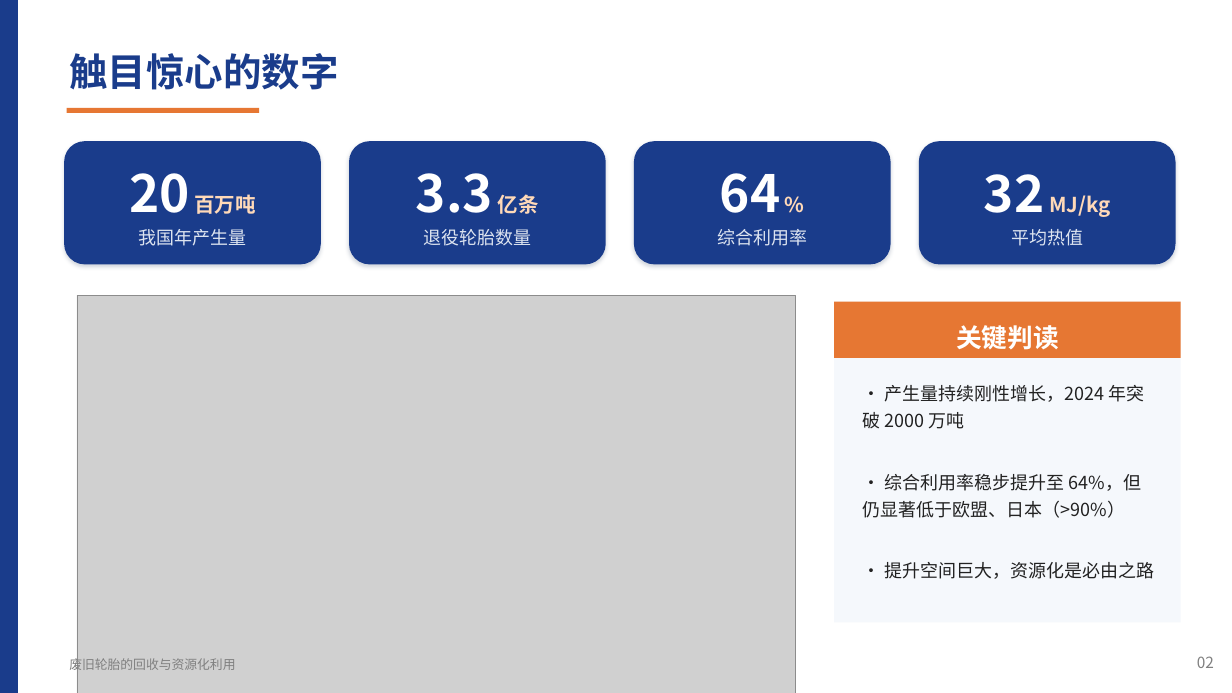
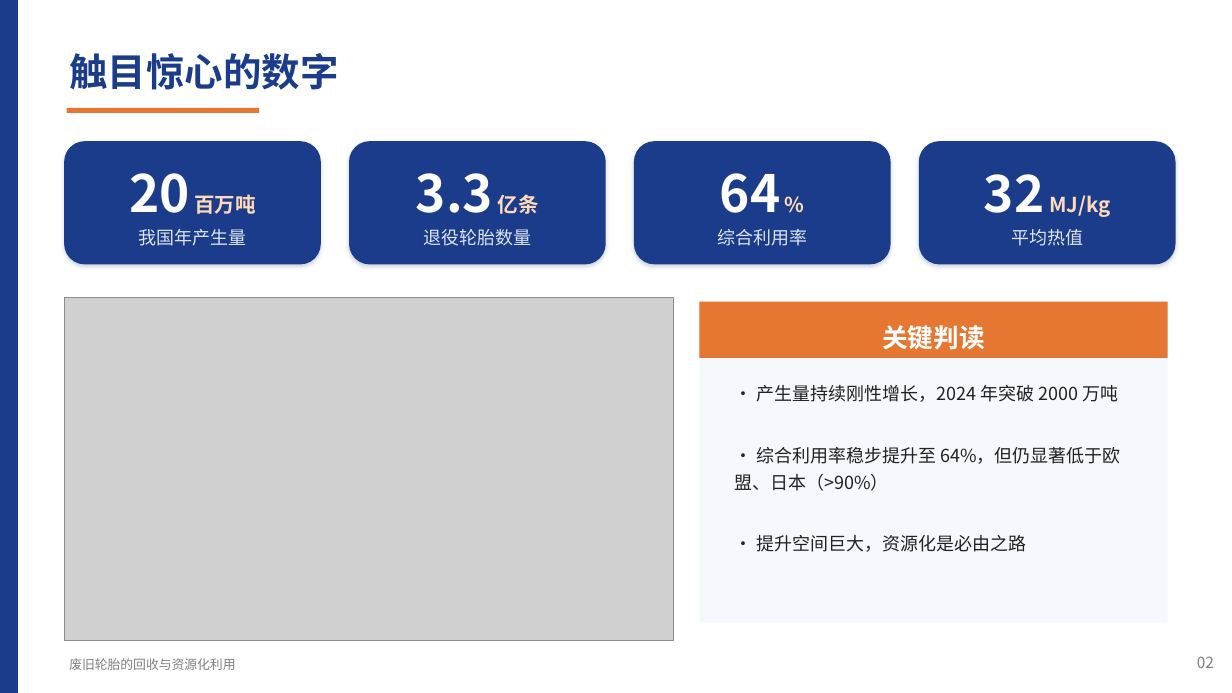
Before and after one commit to tldsnhzrs/ppt4, a slide deck: slide 6 of presentation/废旧轮胎的回收与资源化利用.pptx. Drawn at 1232x693 pixels with LibreOffice and Linux fonts; fonts in the diff are those of the drawing; grey boxes stand for pictures. Boxes give left, top, right and bottom in pixels: in the first picture for what was removed or moved away, otherwise in the second. Text is boxed around its words. In the diff, an @@ line names an element or a change of style, - is before the commit and + after.

```diff
--- a/presentation/废旧轮胎的回收与资源化利用.pptx
+++ b/presentation/废旧轮胎的回收与资源化利用.pptx
@@ picture: place and size @@
-picture at <box>77,295,796,693</box>
+picture at <box>64,298,674,640</box>
@@ text "关键判读": place and size @@
-text "关键判读" at <box>956,325,1059,350</box>
+text "关键判读" at <box>882,325,985,350</box>
@@ rectangle: place and size @@
-rectangle at <box>835,301,1181,622</box>
+rectangle at <box>700,301,1168,622</box>
@@ rectangle: place and size @@
-rectangle at <box>835,301,1181,358</box>
+rectangle at <box>700,301,1168,358</box>
@@ text "· 产生量持续刚性增长，2024 年突破 2000 万吨" rewrapped from <box>862,385,1154,579</box> to <box>734,385,1121,552</box> @@
```
Also in this commit, not shown: 8 other slides changed, 3 other files.
